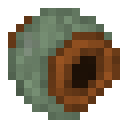
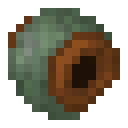
Layer changes from the first w=128, h=128 image to the second:
painted on "Hintergrund-Kopie" over (8, 8, 120, 120)
